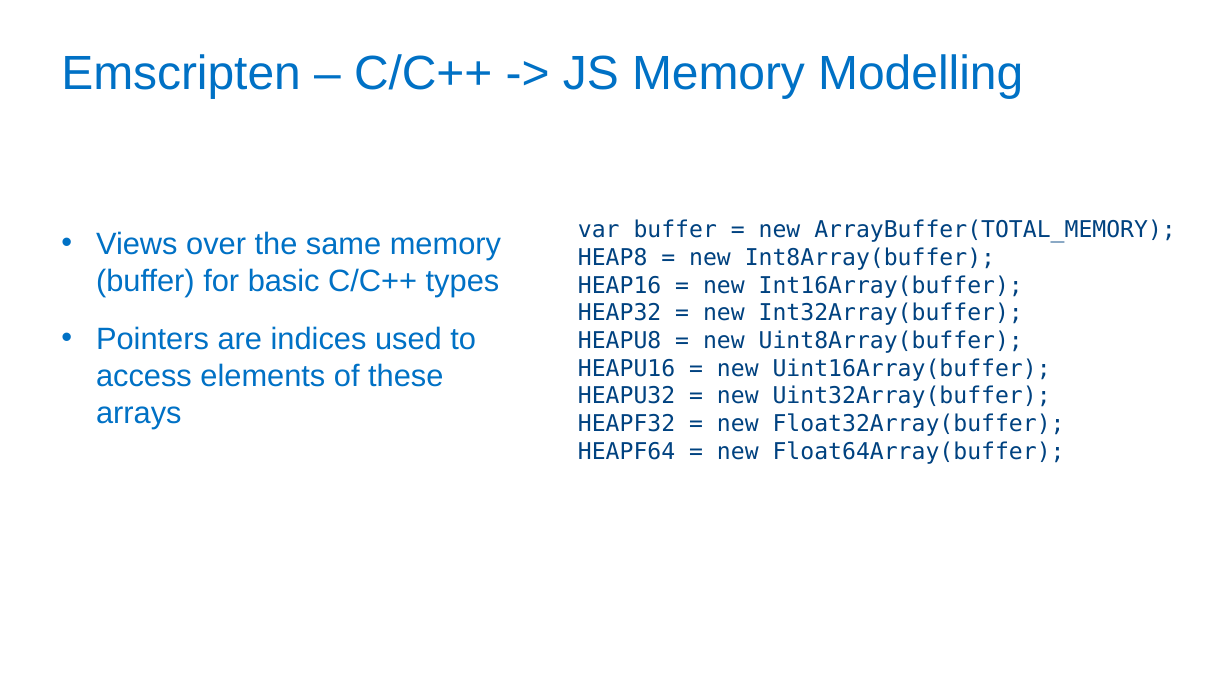
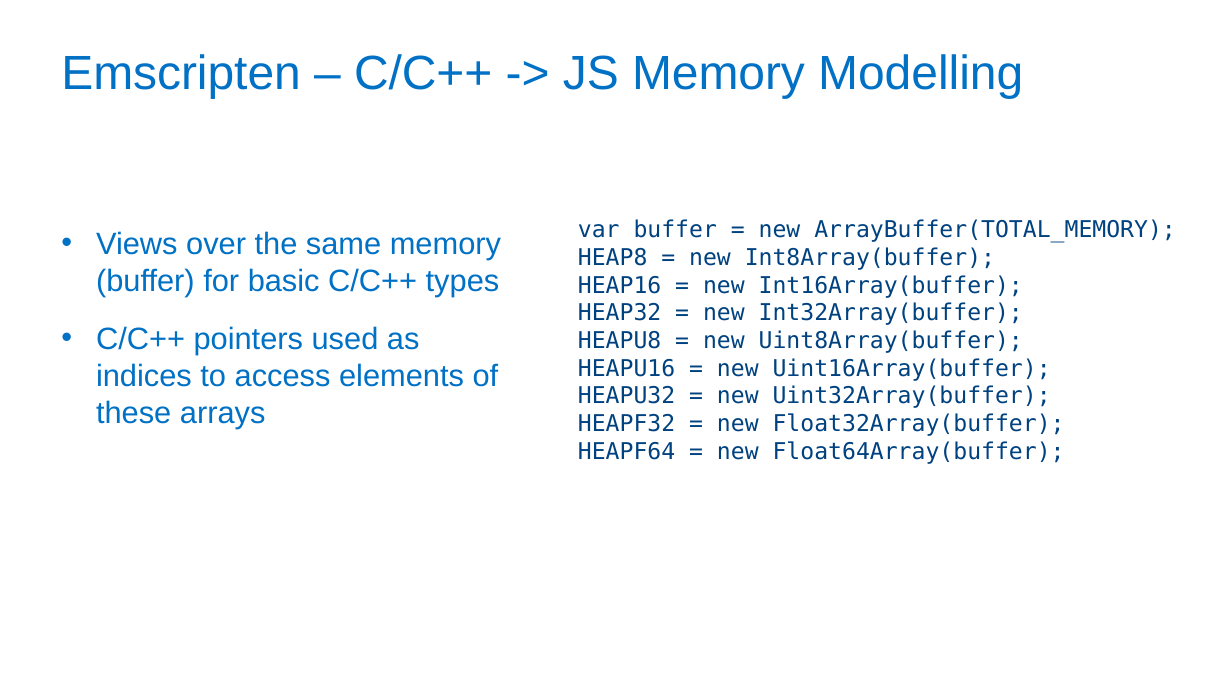
Before and after one commit to PeterJensen/wpmvp2015, a slide deck: slide 14 of simdjs-presentation.pptx. Drawn at 1232x693 pixels with LibreOffice and Linux fonts; fonts in the diff are those of the drawing; background and template pictures are left out. Boxes give left, top, right and bottom in pixels: in the first picture for what was removed or moved away, otherwise in the second. Text is boxed around its words. In the diff, an @@ line names an element or a change of style, - is before the commit and + after.

```diff
--- a/simdjs-presentation.pptx
+++ b/simdjs-presentation.pptx
@@ text at (x1=96, y1=326, x2=499, y2=428): text changed @@
-• Pointers are indices used to access elements of these arrays
+• C/C++ pointers used as indices to access elements of these arrays
```
Also in this commit, not shown: 4 other slides changed, 8 slides added, 1 other file.
